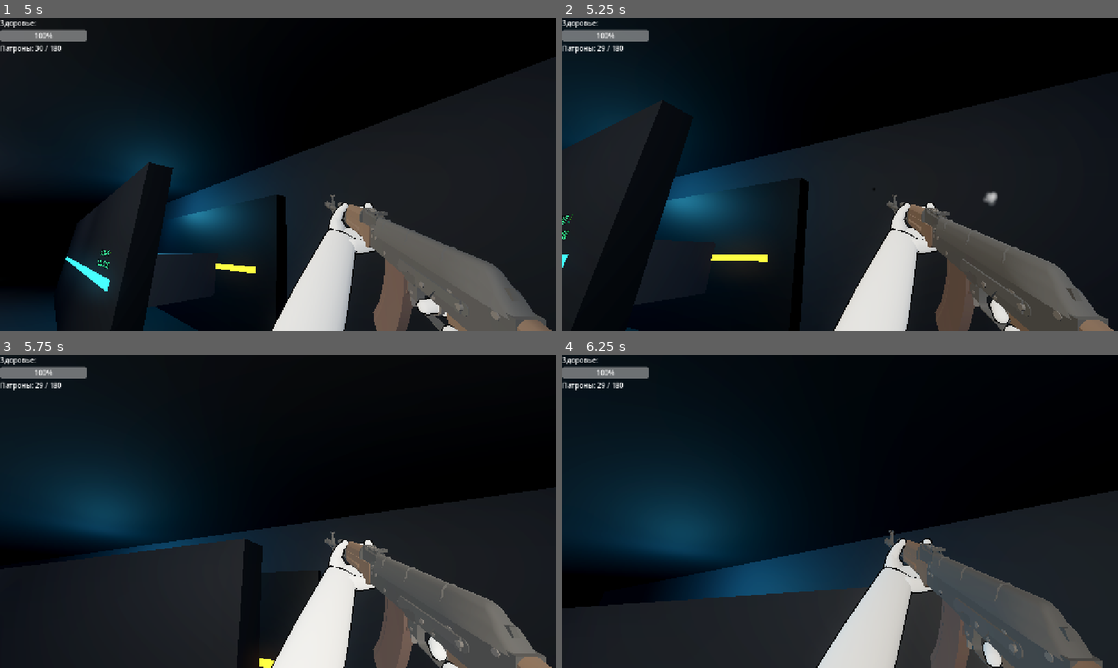
Above: before the commit, frames 1-4 (two rows, left to right).
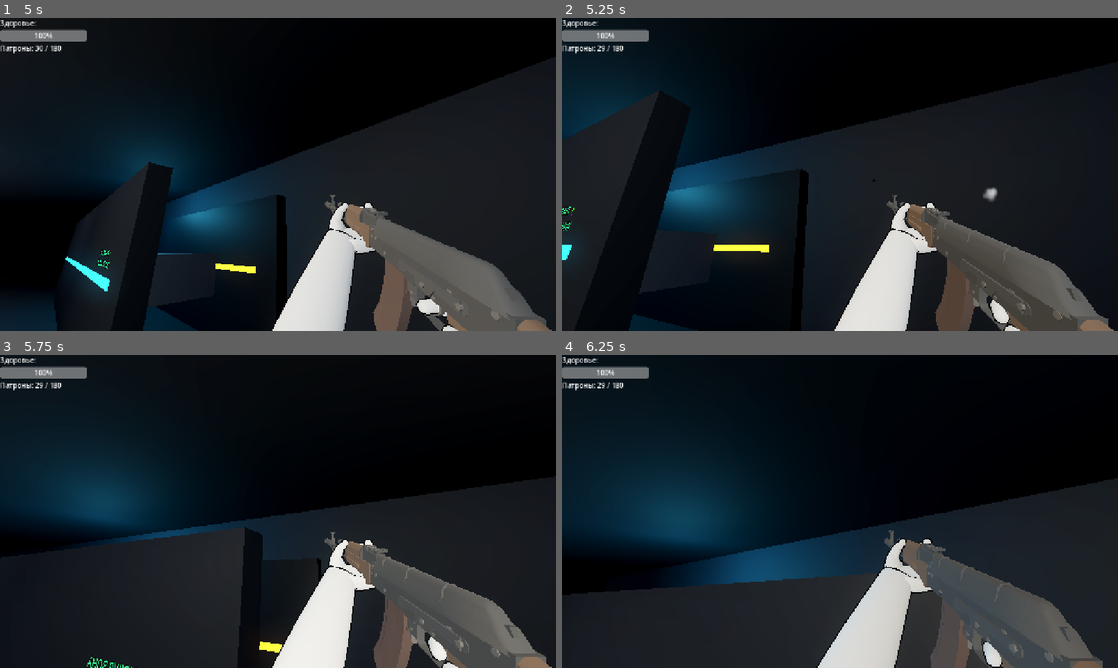
Above: after the commit, the same moments.

Repository: genjblu/multiplayer-vb
Game: Godot game, scene res://scenes/main_menu.tscn
Two runs of this game, one before a commit and one after it. Both use one fixed random seed, a clock stepped at 60 frames per second and the inputs below.
Inputs (mouse positions are in pixels of both pictures, inside the frame that each line leads up to):
- Up to frame 1 (5 s): click (144, 108) at 0.52 s; type "Alex" at 0.6 s; click "Play" at 1.25 s; tap Enter (ui_accept) at 2 s; move the mouse to (250, 237) at 2.02 s; press the mouse at (250, 237) at 2.03 s; hold W (move_forward) 2.03-2.75 s; tap Space (jump) at 2.27, 2.57, 3.77, 4.07 s; release the mouse at (250, 237) at 2.75 s; click "🎯 Training (Polygon)" at 2.75 s; move the mouse to (316, 177) at 3.52 s; hold W (move_forward) from 3.53 s (still down); right-click (316, 177) at 3.6 s; move the mouse to (233, 171) at 4.27 s; hold Ctrl (crouch) from 4.28 s (still down); right-click (233, 171) at 4.55 s
- Up to frame 2 (5.25 s): move the mouse to (845, 174) at 5.02 s; release W (move_forward) at 5.03 s; release Ctrl (crouch) at 5.03 s; hold A (move_left) from 5.03 s (still down); click (845, 174) at 5.1 s
- Up to frame 3 (5.75 s): keep holding A (move_left); tap Space (jump) at 5.27, 5.57 s; right-click (283, 511) at 5.3 s
- Up to frame 4 (6.25 s): move the mouse to (817, 505) at 5.77 s; release A (move_left) at 5.78 s; hold W (move_forward) from 5.78 s (still down); hold Shift (sprint) from 5.78 s (still down); tap Space (jump) at 6.02 s; right-click (817, 505) at 6.05 s

Frame 1 is identical in both runs. In frame 2, 4.2% of the frame differs, in the area x 0-92%, y 18-100%; in frame 3, 4.4%; in frame 4, 5.9%, in the area x 0-100%, y 39-81%.

Commit message:
Update weapon balance and scene UIDs

Diff:
--- a/weapons/assault.tres
+++ b/weapons/assault.tres
@@ -6,7 +6,7 @@
 [resource]
 script = ExtResource("1_data")
 display_name = "Автомат"
-recoil = 0.015
+recoil = 0.004
 fire_rate = 0.1
 reload_time = 2.2
 hip_pos = Vector3(0.21000001, -0.23000002, -0.4)
--- a/weapons/shotgun.tres
+++ b/weapons/shotgun.tres
@@ -25,7 +25,7 @@
 air_spread_deg = 3.0
 slide_spread_deg = 1.5
 fire_spread_deg = 2.0
-ads_multiplier = 0.7
+ads_multiplier = 0.6
 crouch_multiplier = 0.8
 crosshair_style = 1
 crosshair_hide_in_ads = true
Not shown: 1 places in scenes/menu_background.tscn that only renumber resources
